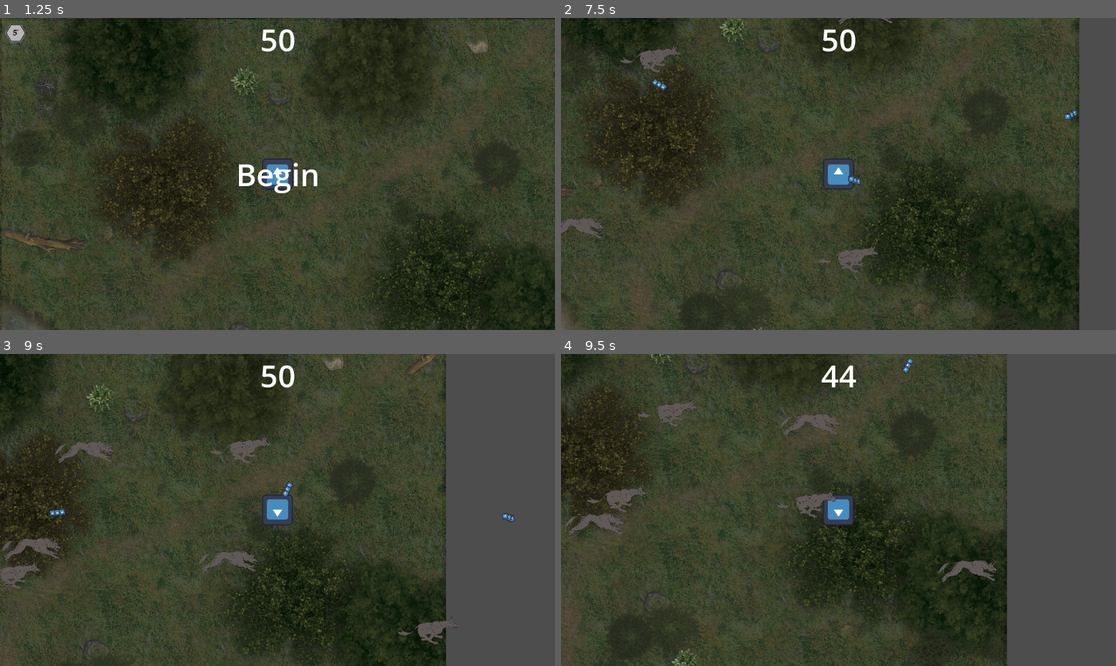
Above: before the commit, frames 1-4 (two rows, left to right).
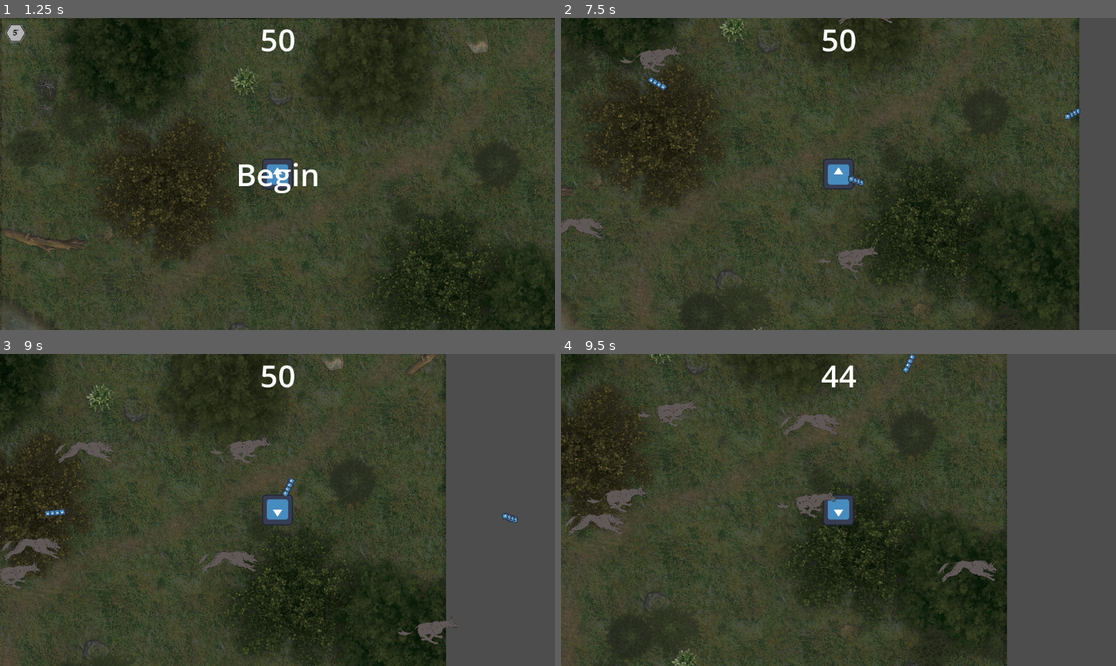
Above: after the commit, the same moments.

Repository: Evanev7/stellub
Game: Godot game, scene res://main.tscn
Two runs of this game, one before a commit and one after it. Both use one fixed random seed, a clock stepped at 60 frames per second and the inputs below. The engine's default icon, where the game draws it, is replaced by a stand-in: a white triangle on a blue panel in a dark square.
Inputs (mouse positions are in pixels of both pictures, inside the frame that each line leads up to):
- Up to frame 1 (1.25 s): click "Play" at 0.5 s
- Up to frame 2 (7.5 s): tap Enter at 1.25 s; move the mouse to (960, 158) at 1.27 s; hold D (move_right) 1.28-2.03 s; click (960, 158) at 1.35 s; move the mouse to (727, 189) at 2.02 s; hold S (move_down) 2.03-2.78 s; click (727, 189) at 2.1 s; move the mouse to (894, 105) at 2.77 s; hold D (move_right) 2.78-3.53 s; click (894, 105) at 2.85 s; move the mouse to (810, 236) at 3.52 s; hold W (move_up) 3.53-4.28 s; click (810, 236) at 3.6 s; move the mouse to (1005, 220) at 4.27 s; hold A (move_left) 4.28-5.78 s; click (1005, 220) at 4.35 s; move the mouse to (672, 127) at 5.02 s; click (672, 127) at 5.1 s; move the mouse to (866, 174) at 5.77 s; hold S (move_down) 5.78-6.53 s; click (866, 174) at 5.85 s; move the mouse to (755, 96) at 6.52 s; hold D (move_right) 6.53-7.28 s; click (755, 96) at 6.6 s; move the mouse to (960, 158) at 7.27 s; hold W (move_up) from 7.28 s (still down); click (960, 158) at 7.35 s
- Up to frame 3 (9 s): move the mouse to (166, 525) at 8.02 s; release W (move_up) at 8.03 s; hold D (move_right) 8.03-8.78 s; click (166, 525) at 8.1 s; move the mouse to (333, 441) at 8.77 s; hold S (move_down) from 8.78 s (still down); click (333, 441) at 8.85 s
- Up to frame 4 (9.5 s): keep holding S (move_down)

Frame 1 is identical in both runs. In frame 2, less than 0.1% of the frame differs, in the area x 15-94%, y 18-54%; in frame 3, less than 0.1%, in the area x 8-94%, y 39-55%; in frame 4, less than 0.1%.

Commit message:
Fixed my stupid shot timer

Diff:
--- a/Player.tscn
+++ b/Player.tscn
@@ -29,11 +29,5 @@
 [node name="CollisionShape2D" type="CollisionShape2D" parent="."]
 shape = SubResource("RectangleShape2D_odef0")
 
-[node name="ShotTimer" type="Timer" parent="."]
-process_callback = 0
-wait_time = 0.01
-
 [node name="Camera2D" type="Camera2D" parent="."]
 enabled = false
-
-[connection signal="timeout" from="ShotTimer" to="." method="_on_shot_timer_timeout"]
--- a/enemy.gd
+++ b/enemy.gd
@@ -2,7 +2,10 @@
 
 @export var SPEED: int = 100
 @export var MAX_HP: int = 10
+@export var DAMAGE: int = 1
+
 var health
+var damage
 
 func _ready():
 	# Select mob texture variants for later
@@ -10,6 +13,7 @@
 	$AnimatedSprite2D.play(variants[randi() % variants.size()])
 	add_to_group("enemy")
 	health = MAX_HP
+	damage = DAMAGE
 
 func _physics_process(delta):
 	var direction = (GameState.player.position - position).normalized()
--- a/main.gd
+++ b/main.gd
@@ -3,6 +3,7 @@
 @export var enemy_scene: PackedScene
 @export var bullet_scene: PackedScene
 @export var safe_range: int = 500
+var _firing: bool = false
 
 # Called when the node enters the scene tree for the first time.
 func _ready():
@@ -25,7 +26,6 @@
 	var bullet = bullet_scene.instantiate()
 	bullet.position = GameState.player.position
 	bullet.direction = (GameState.player.get_global_mouse_position() - bullet.position).normalized()
-
 	add_child(bullet)
 
 
@@ -51,8 +51,5 @@
 func _on_hud_start_game():
 	start_game() # Replace with function body.
 
-
-
-
 func _on_player_taken_damage():
 	$HUD.show_val(GameState.player.hp)
--- a/player.gd
+++ b/player.gd
@@ -6,9 +6,12 @@
 
 @export var SPEED = 200.0
 @export var ROTATION_SPEED = 20
+@export var fire_rate: int = 1
 var screen_size: Vector2i
 var HP_MAX: int = 50
 var hp
+var firing
+var _fire_timer: float = 0.0
 
 # Called when the node enters the scene tree for the first time.
 func _ready():
@@ -42,9 +45,14 @@
 		$AnimatedSprite2D.pause()
 
 	if Input.is_action_just_pressed("primary_fire"):
-		$ShotTimer.start()
+		firing = true
 	if Input.is_action_just_released("primary_fire"):
-		$ShotTimer.stop()
+		firing = false
+	if firing:
+		_fire_timer += fire_rate
+		while _fire_timer >= 1:
+			fire_bullet.emit()
+			_fire_timer -= 1
 
 
 
@@ -64,10 +72,6 @@
 	if hp <= 0:
 		hide()
 		set_physics_process(false)
-		$ShotTimer.stop()
 		$CollisionShape2D.set_deferred("disabled", true)
 		$Camera2D.set_deferred("enabled", false)
 		player_death.emit()
-
-func _on_shot_timer_timeout():
-	fire_bullet.emit()
